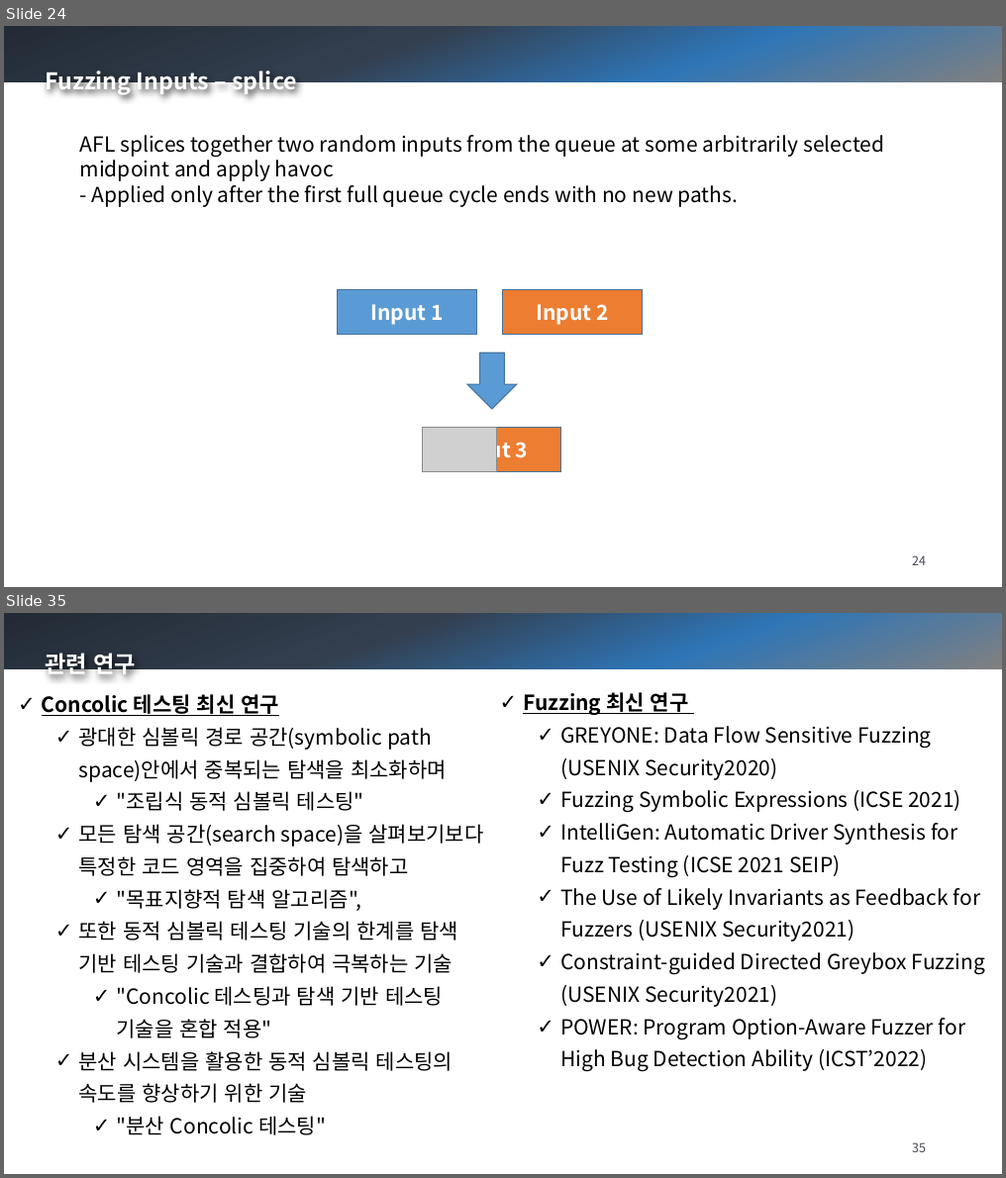
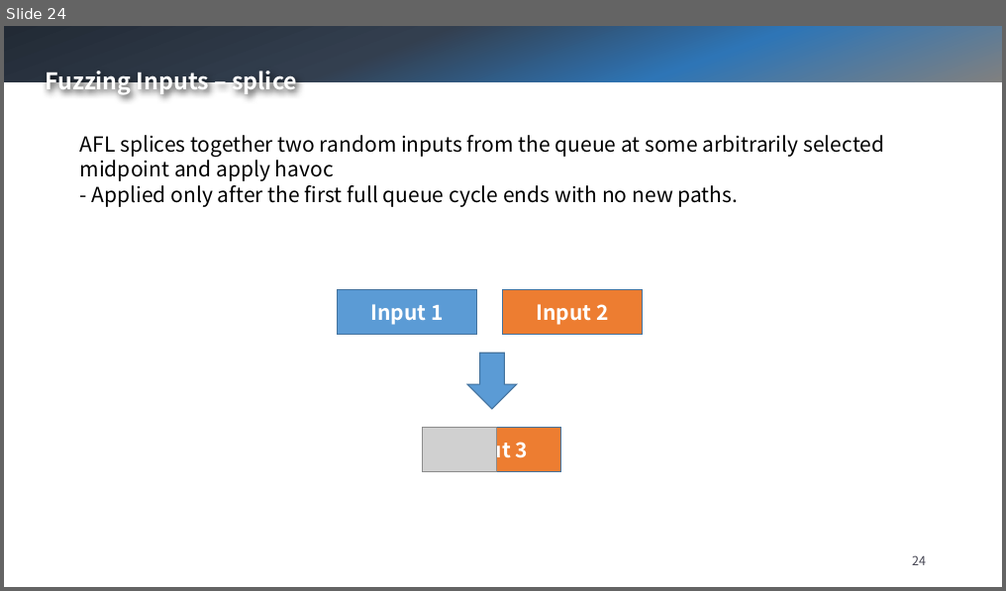
Before and after one commit to swtv-kaist/cs458-spring24, a slide deck: 4-fuzzing/lec41-intro-to-afl++-v2.pptx. Shown one above the other, each under a label of ours: slides 24 and 35 before the commit, slide 24 after it; the slides between them are not shown. The pictures are 1006x1178 and 1006x591 pixels, drawn with LibreOffice and Linux fonts; fonts in the diff are those of the drawing; grey boxes stand for pictures; background and template pictures are left out. Boxes give left, top, right and bottom in pixels: in the first picture for what was removed or moved away, otherwise in the second. Text is boxed around its words. In the diff, an @@ line names an element or a change of style, - is before the commit and + after.

```diff
--- a/4-fuzzing/lec41-intro-to-afl++-v2.pptx
+++ b/4-fuzzing/lec41-intro-to-afl++-v2.pptx
@@ slide 35 removed at [4, 613, 1002, 1174], background picture (left out); not listed: 1 template element that a slide beside it also shows @@
@@ text removed at [45, 650, 137, 679] @@
-관련 연구
@@ text removed at [42, 694, 483, 1136] @@
-✓ Concolic 테스팅 최신 연구
-  ✓ 광대한 심볼릭 경로 공간(symbolic path space)안에서 중복되는 탐색을 최소화하며
-    ✓ "조립식 동적 심볼릭 테스팅"
-  ✓ 모든 탐색 공간(search space)을 살펴보기보다 특정한 코드 영역을 집중하여 탐색하고
-    ✓ "목표지향적 탐색 알고리즘",
-  ✓ 또한 동적 심볼릭 테스팅 기술의 한계를 탐색 기반 테스팅 기술과 결합하여 극복하는 기술
-    ✓ "Concolic 테스팅과 탐색 기반 테스팅 기술을 혼합 적용"
-  ✓ 분산 시스템을 활용한 동적 심볼릭 테스팅의 속도를 향상하기 위한 기술
-    ✓ "분산 Concolic 테스팅"
@@ text removed at [523, 692, 985, 1072] @@
-✓ Fuzzing 최신 연구
-  ✓ GREYONE: Data Flow Sensitive Fuzzing (USENIX Security2020)
-  ✓ Fuzzing Symbolic Expressions (ICSE 2021)
-  ✓ IntelliGen: Automatic Driver Synthesis for Fuzz Testing (ICSE 2021 SEIP)
-  ✓ The Use of Likely Invariants as Feedback for Fuzzers (USENIX Security2021)
-  ✓ Constraint-guided Directed Greybox Fuzzing (USENIX Security2021)
-  ✓ POWER: Program Option-Aware Fuzzer for High Bug Detection Ability (ICST’2022)
@@ text removed at [73, 1134, 297, 1163] @@
-2024-05-14
@@ page number removed at [912, 1143, 926, 1153] @@
-35
```
Also in this commit, not shown: 18 other slides removed, 1 other file.
